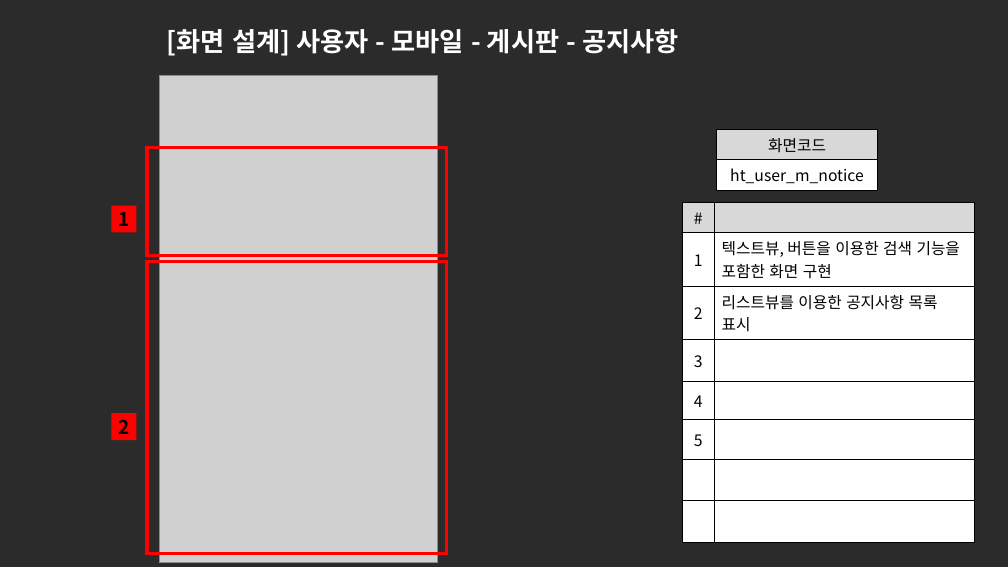
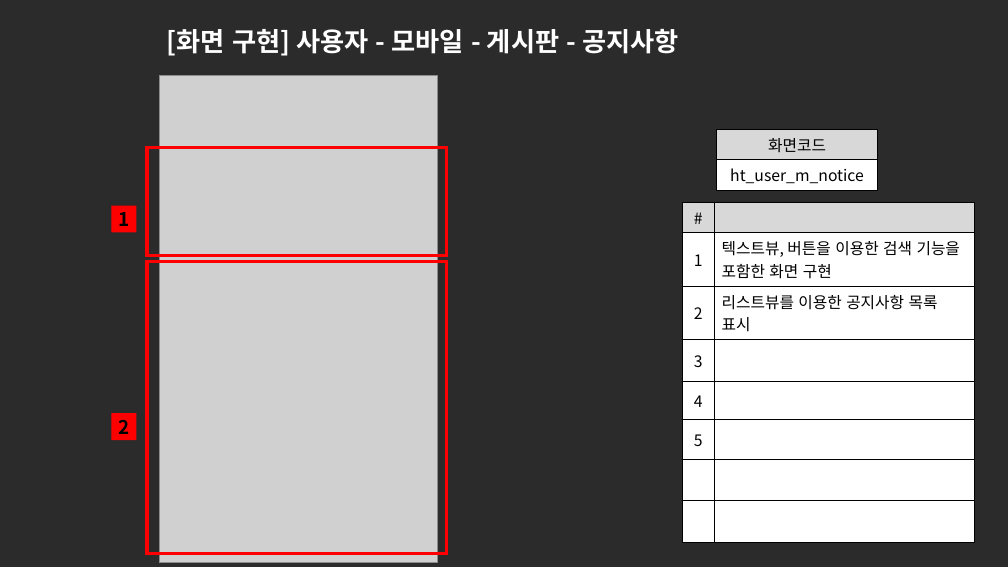
Before and after one commit to ezenteam2/e-Zone, a slide deck: slide 5 of 0 발표용 파워포인트/0424 4차발표/0424 project05 - 파워포인트 - 현태.pptx (slide 7 before the commit). Drawn at 1008x567 pixels with LibreOffice and Linux fonts; fonts in the diff are those of the drawing; grey boxes stand for pictures; background and template pictures are left out; a plain dark background stands for a picture behind light text. Boxes give left, top, right and bottom in pixels: in the first picture for what was removed or moved away, otherwise in the second. Text is boxed around its words. In the diff, an @@ line names an element or a change of style, - is before the commit and + after.

```diff
--- a/0 발표용 파워포인트/0424 4차발표/0424 project05 - 파워포인트 - 현태.pptx
+++ b/0 발표용 파워포인트/0424 4차발표/0424 project05 - 파워포인트 - 현태.pptx
@@ text at <box>167,29,678,56</box>: text changed @@
-[화면 설계] 사용자 - 모바일 - 게시판 - 공지사항
+[화면 구현] 사용자 - 모바일 - 게시판 - 공지사항
```
Also in this commit, not shown: 8 other slides changed, 2 slides removed.
